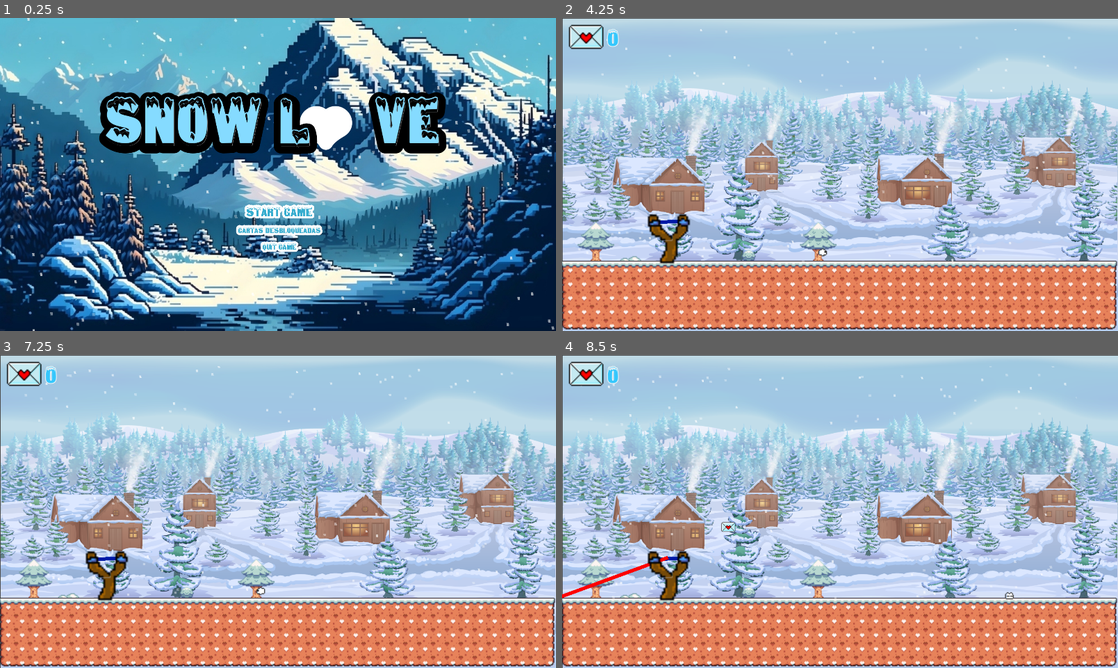
Above: before the commit, frames 1-4 (two rows, left to right).
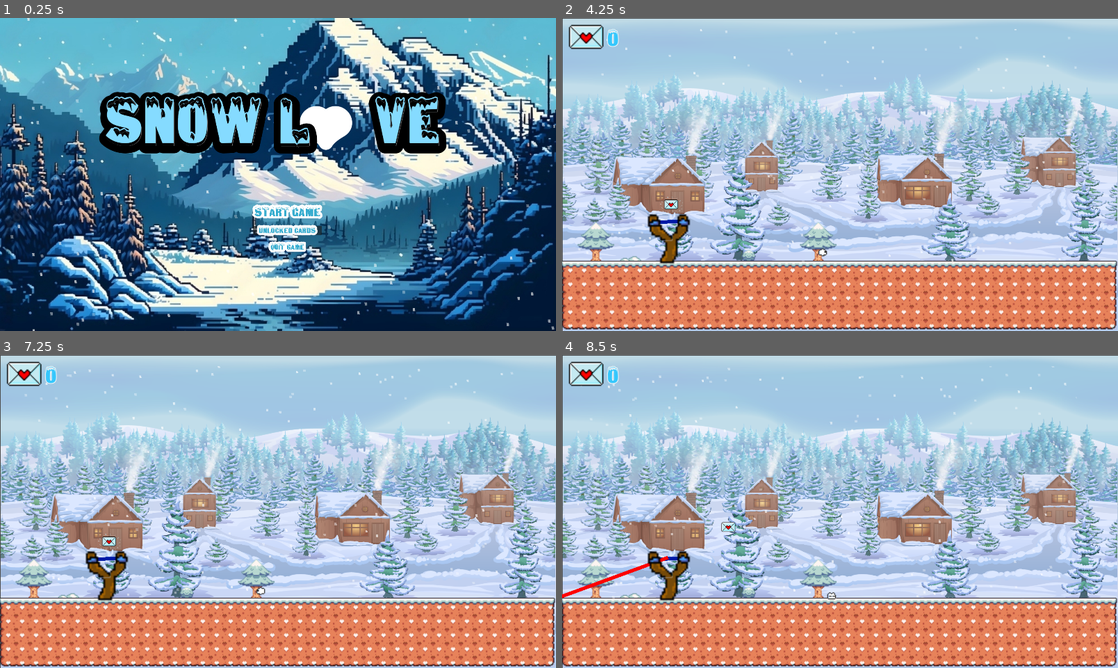
Above: after the commit, the same moments.

Repository: PedroVenanci0/Snow-Love
Game: Godot game, scene res://scenes/menu_principal.tscn
Same seed, same stepped clock (60 frames per second), same inputs: the game is played once before the commit and once after it.
Inputs (mouse positions are in pixels of both pictures, inside the frame that each line leads up to):
- Up to frame 1 (0.25 s): no input
- Up to frame 2 (4.25 s): click "Cartas desbloqueadas" (after the commit: "unlocked cards") at 0.5 s; click "Menu Principal" at 1.25 s; click "Start Game" at 2 s; tap Enter (ui_accept) at 2.75, 3.02 s; move the mouse to (962, 158) at 2.77 s; press the mouse at (962, 158) at 2.78 s; hold Right (ui_right) 2.78-3.5 s; release the mouse at (962, 158) at 3.5 s; drag from (728, 190) to (812, 237) at 3.52 s
- Up to frame 3 (7.25 s): move the mouse to (333, 442) at 4.27 s; press the mouse at (333, 442) at 4.28 s; hold Left (ui_left) 4.28-5 s; release the mouse at (333, 442) at 5 s; drag from (250, 574) to (111, 464) at 5.02 s; move the mouse to (444, 558) at 5.77 s; press the mouse at (444, 558) at 5.78 s; hold Right (ui_right) 5.78-6.5 s; tap Enter (ui_accept) at 6.02 s; release the mouse at (444, 558) at 6.5 s; drag from (111, 464) to (194, 433) at 6.52 s
- Up to frame 4 (8.5 s): move the mouse to (867, 511) at 7.27 s; press the mouse at (867, 511) at 7.28 s; hold Right (ui_right) 7.28-8 s; release the mouse at (867, 511) at 8 s; drag from (756, 433) to (728, 527) at 8.02 s

The runs differ from the first frame. In frame 1, 0.9% of the frame differs, in the area x 42-58%, y 59-75%; in frame 2, less than 0.1%; in frame 3, less than 0.1%; in frame 4, less than 0.1%.

Commit message:
feat: birds add

Diff:
--- a/scenes/Carta_escrita.tscn
+++ b/scenes/Carta_escrita.tscn
@@ -3,12 +3,27 @@
 [ext_resource type="Texture2D" uid="uid://bw64bdsticyn6" path="res://assets/tela de cartas/papel-de-carta-azul-corac3a7c3a3o-blog-artes-prontas.jpg" id="1_qd4ll"]
 [ext_resource type="FontFile" uid="uid://iyo6ms8m752s" path="res://assets/fontes/snowtop_caps/SnowtopCaps.otf" id="2_t2cr7"]
 
-[node name="carta" type="Node2D"]
-position = Vector2(408, 310)
+[node name="carta" type="Control"]
+layout_mode = 3
+anchors_preset = 0
+offset_left = 408.0
+offset_top = 310.0
+offset_right = 408.0
+offset_bottom = 310.0
+
+[node name="TextureRect" type="TextureRect" parent="."]
+layout_mode = 0
+offset_left = -407.0
+offset_top = -307.0
+offset_right = 1511.0
+offset_bottom = 786.0
 
 [node name="escritaCarta" type="Sprite2D" parent="."]
-position = Vector2(497, 224)
+position = Vector2(491, 115)
+scale = Vector2(1, 1.01672)
 texture = ExtResource("1_qd4ll")
+region_enabled = true
+region_rect = Rect2(0, 0, 720, 812.713)
 
 [node name="Label2" type="Label" parent="."]
 offset_left = 153.0
--- a/scenes/Mostrando_cartas.tscn
+++ b/scenes/Mostrando_cartas.tscn
@@ -8,6 +8,7 @@
 [ext_resource type="FontFile" uid="uid://iyo6ms8m752s" path="res://assets/fontes/snowtop_caps/SnowtopCaps.otf" id="5_crqko"]
 [ext_resource type="Texture2D" uid="uid://cmjdlh5jdyfg4" path="res://assets/carta e estilingue/carta gelada.png" id="6_bkxnb"]
 [ext_resource type="Theme" uid="uid://cf75q256oi40t" path="res://shader/theme_button.tres" id="7_1mxxe"]
+[ext_resource type="PackedScene" uid="uid://c88tia4dvha40" path="res://scenes/Carta_escrita.tscn" id="9_brwpe"]
 
 [sub_resource type="ShaderMaterial" id="ShaderMaterial_7rcag"]
 shader = ExtResource("2_gfqww")
@@ -39,6 +40,7 @@
 
 [node name="ColorRect2" type="ColorRect" parent="."]
 material = SubResource("ShaderMaterial_7rcag")
+layout_mode = 0
 offset_left = 3.0
 offset_right = 3831.0
 offset_bottom = 2278.0
@@ -125,7 +127,7 @@
 theme_override_constants/outline_size = 30
 theme_override_fonts/font = ExtResource("5_crqko")
 theme_override_font_sizes/font_size = 60
-text = "Cartas Desbloqueadas: "
+text = "unlocked cards:"
 
 [node name="Label" type="Label" parent="."]
 layout_mode = 0
@@ -136,10 +138,10 @@
 theme_override_colors/font_color = Color(0, 0.831373, 0.988235, 1)
 theme_override_fonts/font = ExtResource("5_crqko")
 theme_override_font_sizes/font_size = 60
-text = "Cartas Desbloqueadas: "
+text = "unlocked cards:"
 
 [node name="CartaGelada_world_01" type="Sprite2D" parent="."]
-modulate = Color(0.442911, 0.442911, 0.442911, 1)
+modulate = Color(0.43134, 0.43134, 0.43134, 1)
 position = Vector2(280, 463)
 scale = Vector2(4.81429, 4.54167)
 texture = ExtResource("6_bkxnb")
@@ -162,13 +164,13 @@
 region_enabled = true
 region_rect = Rect2(203.123, 212.569, 35.2864, 24.4898)
 
-[node name="Return_enu" type="Button" parent="."]
+[node name="Return_menu" type="Button" parent="."]
 texture_filter = 1
 layout_mode = 0
-offset_left = 1506.0
-offset_top = 979.0
-offset_right = 1878.0
-offset_bottom = 1056.0
+offset_left = 42.0
+offset_top = 65.0
+offset_right = 414.0
+offset_bottom = 142.0
 theme = ExtResource("7_1mxxe")
 theme_override_colors/font_color = Color(0, 0.831373, 0.988235, 1)
 theme_override_constants/outline_size = 30
@@ -177,4 +179,38 @@
 text = "Menu Principal"
 flat = true
 
-[connection signal="pressed" from="Return_enu" to="." method="_on_return_enu_pressed"]
+[node name="ButtonCard_01" type="Button" parent="."]
+layout_mode = 0
+offset_left = 206.0
+offset_top = 415.0
+offset_right = 355.0
+offset_bottom = 513.0
+theme_override_font_sizes/font_size = 20
+flat = true
+
+[node name="ButtonCard_02" type="Button" parent="."]
+layout_mode = 0
+offset_left = 201.0
+offset_top = 679.0
+offset_right = 350.0
+offset_bottom = 777.0
+theme_override_font_sizes/font_size = 20
+flat = true
+
+[node name="ButtonCard_03" type="Button" parent="."]
+layout_mode = 0
+offset_left = 610.0
+offset_top = 411.0
+offset_right = 759.0
+offset_bottom = 509.0
+theme_override_font_sizes/font_size = 20
+flat = true
+
+[node name="carta" parent="." instance=ExtResource("9_brwpe")]
+offset_left = 996.0
+offset_top = 429.0
+offset_right = 996.0
+offset_bottom = 429.0
+
+[connection signal="pressed" from="Return_menu" to="." method="_on_return_enu_pressed"]
+[connection signal="pressed" from="ButtonCard_01" to="." method="_on_button_card_01_pressed"]
--- a/scenes/menu_principal.tscn
+++ b/scenes/menu_principal.tscn
@@ -100,7 +100,7 @@
 theme_override_constants/outline_size = 30
 theme_override_fonts/font = ExtResource("4_xgp1d")
 theme_override_font_sizes/font_size = 25
-text = "Cartas desbloqueadas"
+text = "unlocked cards"
 
 [node name="Quit Gmae" type="Button" parent="MarginContainer/HBoxContainer/VBoxContainer"]
 texture_filter = 1
--- a/scenes/player.tscn
+++ b/scenes/player.tscn
@@ -197,7 +197,7 @@
 sprite_frames = SubResource("SpriteFrames_o6sih")
 animation = &"Idle"
 autoplay = "Idle"
-frame_progress = 0.380906
+frame_progress = 0.730372
 
 [node name="CollisionShape2D" type="CollisionShape2D" parent="."]
 position = Vector2(0, -7)
--- /dev/null
+++ b/scenes/vitoria.tscn
@@ -0,0 +1,41 @@
+[gd_scene load_steps=4 format=3 uid="uid://ij0ev7p6q3rb"]
+
+[ext_resource type="Texture2D" uid="uid://b4wd76rjujxil" path="res://assets/vitoria/snowy-background-hd9f6389szubhlwd.jpg" id="1_c7olj"]
+[ext_resource type="Shader" path="res://shader/rain_and_snow_shader.gdshader" id="2_joax4"]
+
+[sub_resource type="ShaderMaterial" id="ShaderMaterial_mm7at"]
+shader = ExtResource("2_joax4")
+shader_parameter/snow_amount = 200.0
+shader_parameter/near_snow_length = 0.01
+shader_parameter/far_snow_length = 0.01
+shader_parameter/near_snow_width = 1.0
+shader_parameter/far_snow_width = 0.775
+shader_parameter/near_snow_transparency = 0.295
+shader_parameter/far_snow_transparency = 0.675
+shader_parameter/snow_color = Color(1, 1, 1, 1)
+shader_parameter/base_snow_speed = 0.01
+shader_parameter/additional_snow_speed = 0.08
+shader_parameter/slant = 0.0650001
+
+[node name="Control" type="Control"]
+layout_mode = 3
+anchors_preset = 15
+anchor_right = 1.0
+anchor_bottom = 1.0
+grow_horizontal = 2
+grow_vertical = 2
+
+[node name="TextureRect" type="TextureRect" parent="."]
+layout_mode = 0
+offset_left = -3.0
+offset_right = 1922.0
+offset_bottom = 1077.0
+texture = ExtResource("1_c7olj")
+
+[node name="ColorRect" type="ColorRect" parent="."]
+material = SubResource("ShaderMaterial_mm7at")
+offset_left = 3.0
+offset_right = 3841.0
+offset_bottom = 2347.0
+scale = Vector2(0.500786, 0.457122)
+color = Color(1, 1, 1, 0)
--- a/scenes/world_01.tscn
+++ b/scenes/world_01.tscn
@@ -399,6 +399,12 @@
 shader_parameter/additional_snow_speed = 0.08
 shader_parameter/slant = 0.0650001
 
+[sub_resource type="RectangleShape2D" id="RectangleShape2D_vk6o7"]
+size = Vector2(18, 17)
+
+[sub_resource type="CircleShape2D" id="CircleShape2D_bvsla"]
+radius = 10.7703
+
 [node name="world_01" type="Node2D"]
 
 [node name="Camera2D2" type="Camera2D" parent="."]
@@ -480,4 +486,35 @@
 projectile = NodePath("../LaunchableCardUpdate")
 
 [node name="LaunchableCardUpdate" parent="." instance=ExtResource("13_b683t")]
-position = Vector2(134, 174)
+position = Vector2(111, 202)
+
+[node name="RigidBody2D" type="RigidBody2D" parent="."]
+
+[node name="CollisionShape2D" type="CollisionShape2D" parent="RigidBody2D"]
+position = Vector2(309, 242)
+shape = SubResource("RectangleShape2D_vk6o7")
+
+[node name="RigidBody2D2" type="RigidBody2D" parent="."]
+position = Vector2(0, -21)
+
+[node name="CollisionShape2D" type="CollisionShape2D" parent="RigidBody2D2"]
+position = Vector2(309, 242)
+shape = SubResource("RectangleShape2D_vk6o7")
+
+[node name="RigidBody2D3" type="RigidBody2D" parent="."]
+position = Vector2(-1, -45)
+
+[node name="CollisionShape2D" type="CollisionShape2D" parent="RigidBody2D3"]
+position = Vector2(309, 242)
+shape = SubResource("RectangleShape2D_vk6o7")
+
+[node name="RigidBody2D4" type="RigidBody2D" parent="."]
+position = Vector2(-22, -56)
+linear_velocity = Vector2(1000, 0)
+angular_velocity = 17.4533
+
+[node name="CollisionShape2D" type="CollisionShape2D" parent="RigidBody2D4"]
+position = Vector2(234, 271)
+shape = SubResource("CircleShape2D_bvsla")
+
+[editable path="LaunchableCardUpdate"]
--- a/script/Global.gd
+++ b/script/Global.gd
@@ -1,6 +1,6 @@
 extends Node
 
-var vitoria = false
+var cartasDesbloqueadas: int = 0
 
 var player: CharacterBody2D
 
@@ -26,7 +26,6 @@
 func _process(delta):
 	pass
 
-
 	# DEBUG: Atalho para reiniciar cena
 	if Input.is_action_just_pressed("ui_cancel"):
 		get_tree().reload_current_scene();
--- a/script/Mostrando_cartas.gd
+++ b/script/Mostrando_cartas.gd
@@ -1,12 +1,33 @@
 extends Control
+
+@onready var carta_gelada_world_01 = $CartaGelada_world_01
+@onready var carta_gelada_world_02 = $CartaGelada_world_02
+@onready var carta_gelada_world_03 = $CartaGelada_world_03
+@onready var carta = $carta
+
+
+var apertei_novamente = 0
 
 # Called when the node enters the scene tree for the first time.
 func _ready():
-	pass # Replace with function body.
+	carta.visible = false
+	#carta.scale = Vector2(0.1,0.1)
 
 # Called every frame. 'delta' is the elapsed time since the previous frame.
 func _process(delta):
-	pass
+
+	if Global.cartasDesbloqueadas == 1:
+		carta_gelada_world_01.modulate = Color(1, 1, 1, 1)
+	if Global.cartasDesbloqueadas == 2:
+		carta_gelada_world_02.modulate = Color(1, 1, 1, 1)
 
 func _on_return_enu_pressed():
 	get_tree().change_scene_to_file("res://scenes/menu_principal.tscn")
+
+func _on_button_card_01_pressed():
+	if Global.cartasDesbloqueadas == 1:
+		carta.visible = true
+		apertei_novamente += 1
+		if apertei_novamente % 2 == 0:
+			carta.visible = false
+		#carta.scale = Vector2(3,3)
--- a/script/Slingshot.gd
+++ b/script/Slingshot.gd
@@ -78,7 +78,7 @@
 	print("Catapimbas lá vai carta carai")
 	var _dir = getLaunchDir()
 	projectile.linear_velocity = Vector2.ZERO;
-	projectile.apply_impulse(_dir * 10)
+	projectile.apply_impulse(_dir * 100)
 	successful = true;
 	launched = true;
 
--- a/script/game_over.gd
+++ b/script/game_over.gd
@@ -1,19 +1,20 @@
 extends Control
 
+@onready var cartasconquistadas = $Label4
+@onready var cartasconquitadas_shadow = $Label3
 
 # Called when the node enters the scene tree for the first time.
 func _ready():
 	pass # Replace with function body.
 
-
 # Called every frame. 'delta' is the elapsed time since the previous frame.
 func _process(delta):
-	pass
 
+	cartasconquistadas.text = "Cartas desbloqueadas: " + " " +str(Global.cartasDesbloqueadas)
+	cartasconquitadas_shadow.text = "Cartas desbloqueadas: " + " " +str(Global.cartasDesbloqueadas)
 
 func _on_menu_principal_pressed():
 	get_tree().change_scene_to_file("res://scenes/menu_principal.tscn")
 
-
 func _on_quit_game_pressed():
 	get_tree().quit()
--- a/script/player.gd
+++ b/script/player.gd
@@ -27,3 +27,7 @@
 		velocity.x = move_toward(velocity.x, 0, SPEED)
 
 	move_and_slide()
+
+func _process(delta):
+	if Global.cartasDesbloqueadas == 3:
+		get_tree().change_scene_to_file("res://scenes/vitoria.tscn")
Not shown: 1 places in scenes/Mostrando_cartas.tscn that only renumber resources
Not shown: 1 places in scenes/world_01.tscn that only renumber resources
